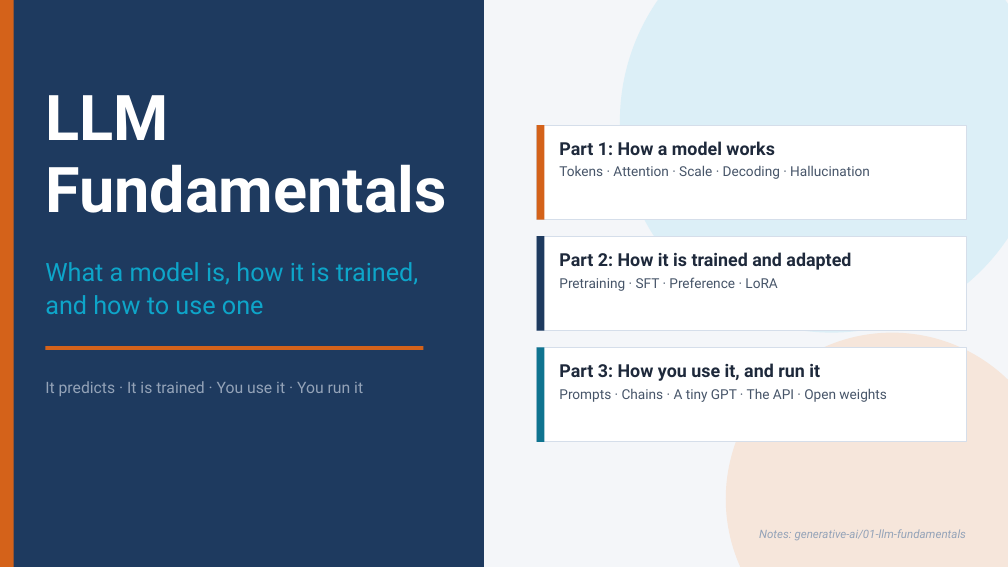
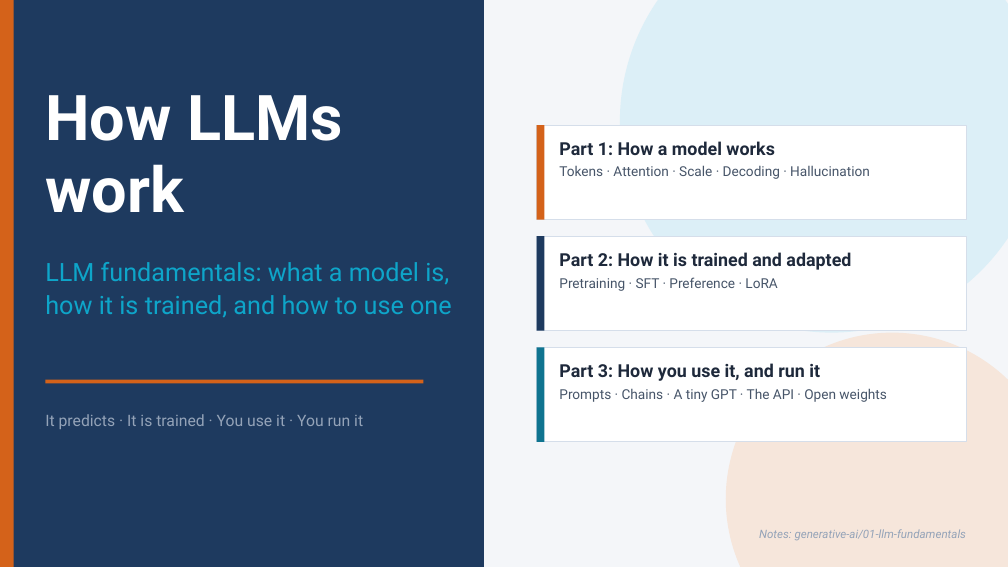
Before and after one commit to ramseywise/learn-ai-engineering, a slide deck: slide 1 of generative-ai/01-llm-fundamentals/slides/llm-fundamentals.pptx. Drawn at 1008x567 pixels with LibreOffice and Linux fonts; fonts in the diff are those of the drawing. Boxes give left, top, right and bottom in pixels: in the first picture for what was removed or moved away, otherwise in the second. Text is boxed around its words. In the diff, an @@ line names an element or a change of style, - is before the commit and + after.

```diff
--- a/generative-ai/01-llm-fundamentals/slides/llm-fundamentals.pptx
+++ b/generative-ai/01-llm-fundamentals/slides/llm-fundamentals.pptx
@@ text at (45, 95, 343, 213): text changed @@
-LLM Fundamentals
+How LLMs work
@@ text at (45, 262, 452, 317): text changed @@
-What a model is, how it is trained, and how to use one
+LLM fundamentals: what a model is, how it is trained, and how to use one
@@ rectangle: place and size @@
-rectangle at (45, 346, 423, 350)
+rectangle at (45, 380, 423, 383)
@@ text "It predicts · It is ...": place and size @@
-text "It predicts · It is ..." at (45, 381, 363, 396)
+text "It predicts · It is ..." at (45, 414, 363, 429)
```
Also in this commit, not shown: 5 other slides changed, 53 other files.
